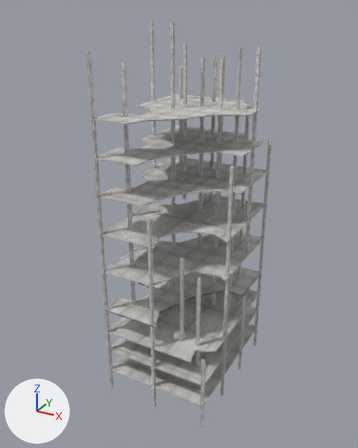
A saved change to the FBX model Assets/1Desing/Models/!component build/big build.FBX.
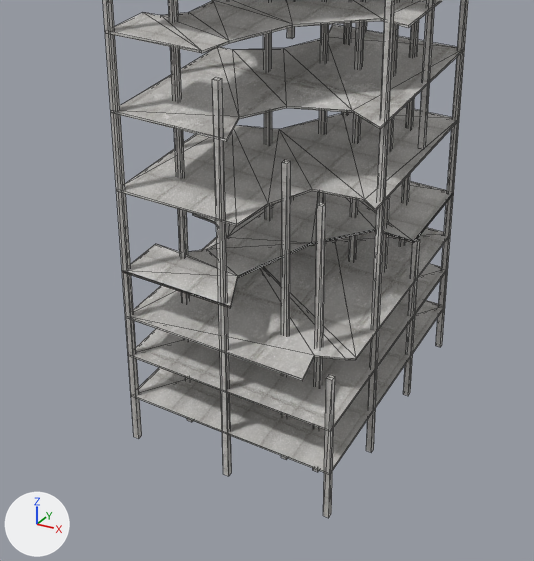
Old and new are each drawn whole from a 50 mm lens placed at (58.2, -111.5, 103.9), pointed at (-2.1, -1.8, 49.0) and again close up on the part from 13% to 84% of the width and 40% to 100% of the height. Arrows for +X, +Y and +Z are at lower left; the lights stay in place. The close-ups show mesh edges as thin lines. Where no turn or scale is listed for an object, it has been applied to the vertices.

The first close-up shows 'bet_skelet'.
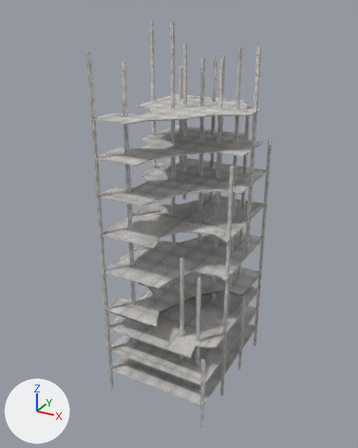
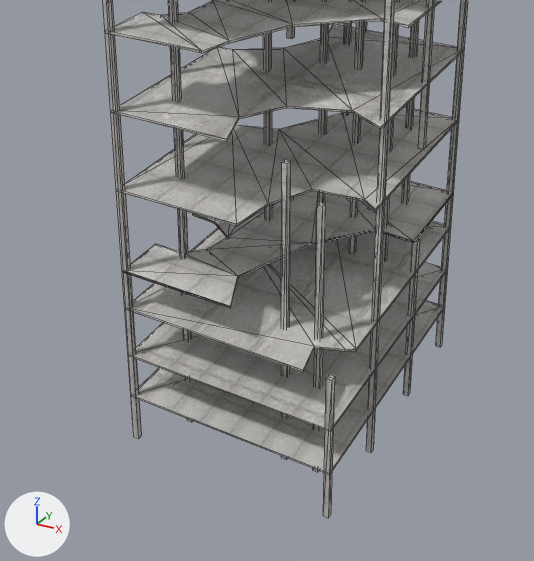
The edits, one by one:
me_mesh has 412 vertices, 652 faces and spans x -15.3..15.3, y -20.3..20.3, z 0.0..100.4.
me_mesh is used by ob_bet_skelet; location (0.0, 0.0, 0.0).
me_mesh part 1: the loose piece of 22 vertices spanning x -15.2..15.3, y -20.3..20.2, z 20.2..20.5 is moved by (0.0, 0.0, 1.4).
me_mesh part 2: the loose piece of 8 vertices spanning x -0.5..0.3, y -20.3..-19.5, z 0.0..57.8 is deleted.

Pixel boxes (x1, y1, x2, y2) of what changed, in the close-ups (534 x 561 px; the box of a moved part takes in the faces that stretch with it):
part 1 of me_mesh, moved or reshaped
    before: (130, 227, 448, 381)
    after: (130, 221, 449, 372)
part 2 of me_mesh, deleted
    before: (212, 77, 232, 476)
